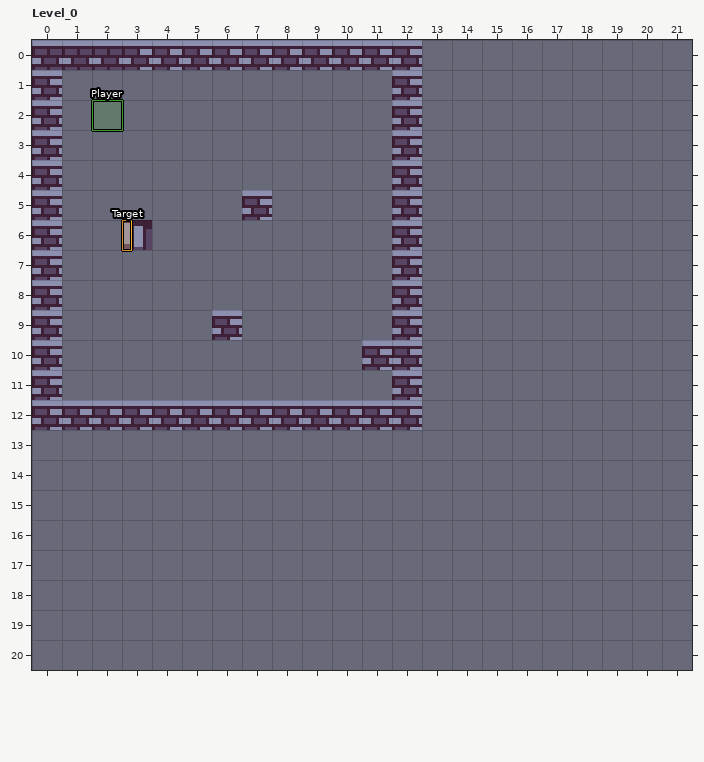
LDtk project, stored at ebiten/moto-tomo/assets/maps/world.ldtk. The picture above is the old version.
Cells are 10x10 px. Shown: Level_0 x 0..21, y 0..20. The old version is drawn lined up with the new one.
After the commit:
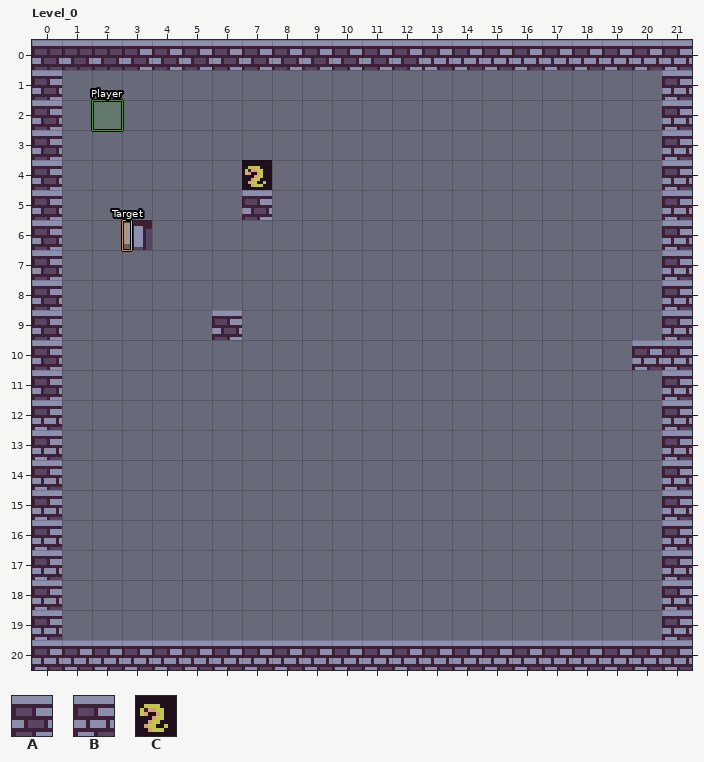
Key: from "Complete": A 23, B 24, C 41.
_ is an empty cell.
Objects are placed by their top-left corner, in cells (3,4 is the top-left corner of cell 3,4); size is 1x1 cell unless given.
Changes in this commit:
map size 13x13 -> 22x21 cells
Layer "Tiles":
The edit turns tile A into tile B in row 12 at x 0.
There is now tile B in row 0 at x 13 to 21; in rows 1 to 9 at x 21; in row 10 at x 20 to 21; in rows 11 to 12 at x 21; in rows 13 to 19 at x 0 and 21; in row 20 at x 0 to 21.
Tile A is removed in rows 1 to 9 at x 12; in row 10 at x 11 to 12; in row 11 at x 12; in row 12 at x 1 to 12.
Layer "Entities":
A new object: C "Mob" at 7,4.
